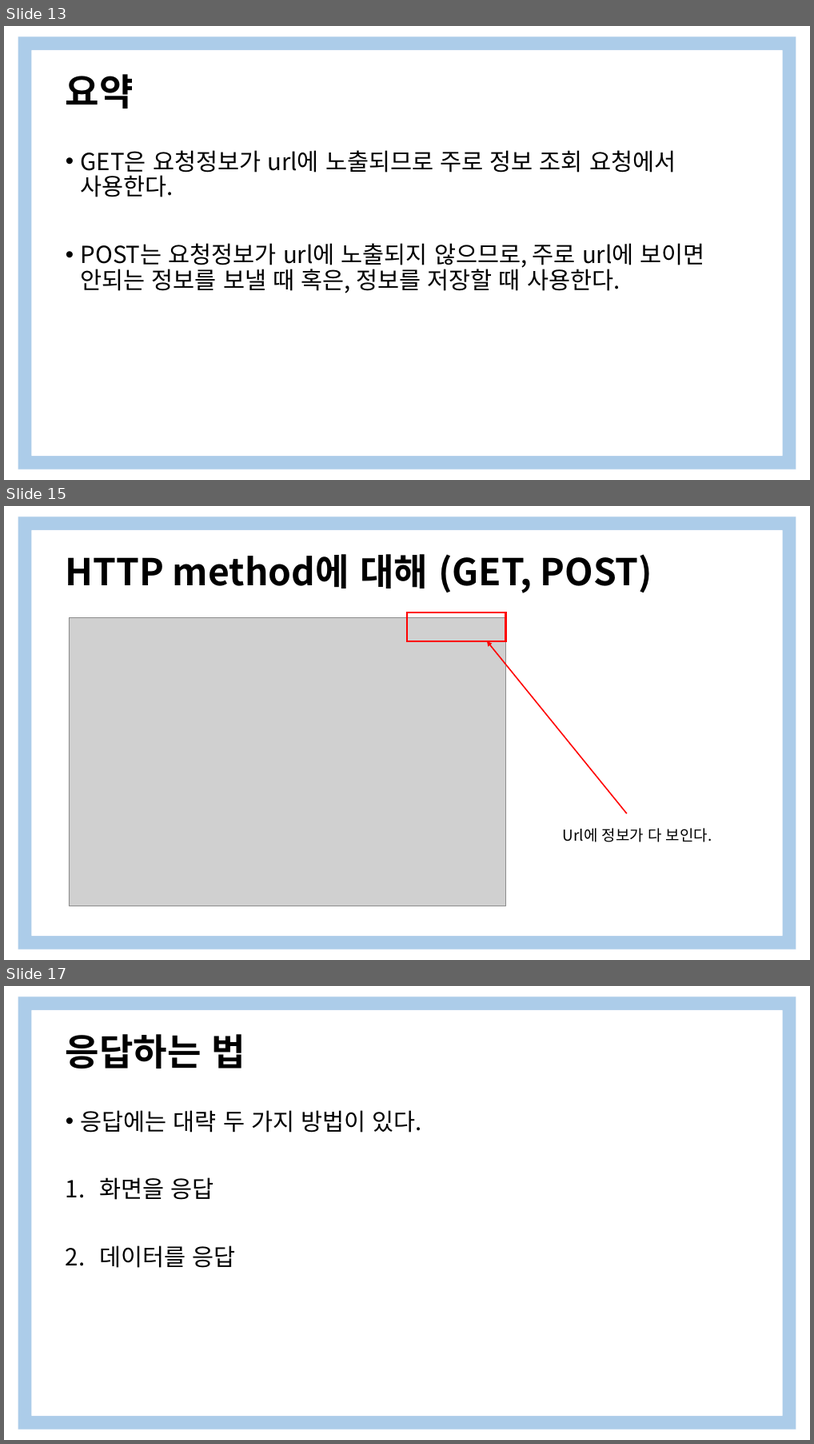
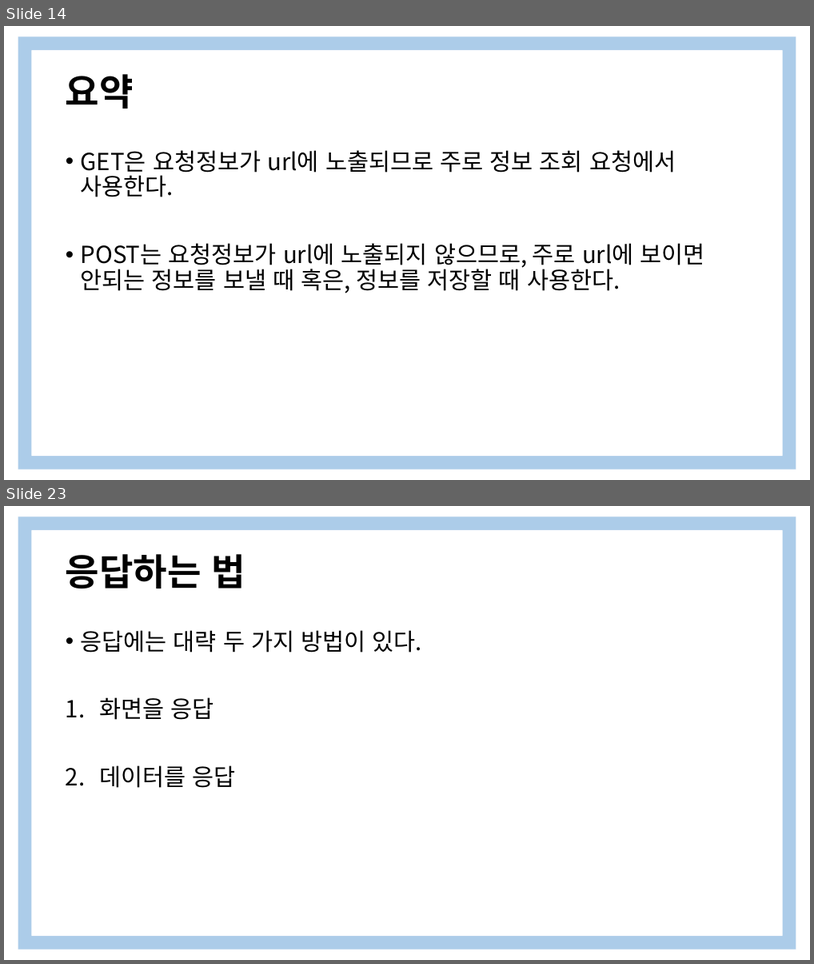
Before and after one commit to yooooonshine/django_seminar, a slide deck: 2주차/Django 특강 2Weeks.pptx. Shown one above the other, each under a label of ours: slides 13, 15 and 17 before the commit, slides 14 and 23 after it; the slides between them are not shown. The pictures are 814x1444 and 814x964 pixels, drawn with LibreOffice and Linux fonts; fonts in the diff are those of the drawing; grey boxes stand for pictures. Boxes give left, top, right and bottom in pixels: in the first picture for what was removed or moved away, otherwise in the second. Text is boxed around its words. In the diff, an @@ line names an element or a change of style, - is before the commit and + after.

```diff
--- a/2주차/Django 특강 2Weeks.pptx
+++ b/2주차/Django 특강 2Weeks.pptx
@@ slide 15 removed at (4, 506, 810, 960), background #FFFFFF; not listed: 1 template element that a slide beside it also shows @@
@@ title removed at (66, 554, 654, 593) @@
-HTTP method에 대해 (GET, POST)
@@ picture removed at (69, 618, 506, 906) @@
@@ rectangle removed at (407, 612, 506, 641) @@
@@ arrow removed from (627, 813) to (487, 641) @@
@@ text removed at (563, 828, 712, 842) @@
-Url에 정보가 다 보인다.
@@ what was slide 13 is now slide 14 @@
@@ what was slide 17 is now slide 23 @@
```
Also in this commit, not shown: 5 slides changed, 11 slides added, 3 other slides removed.
